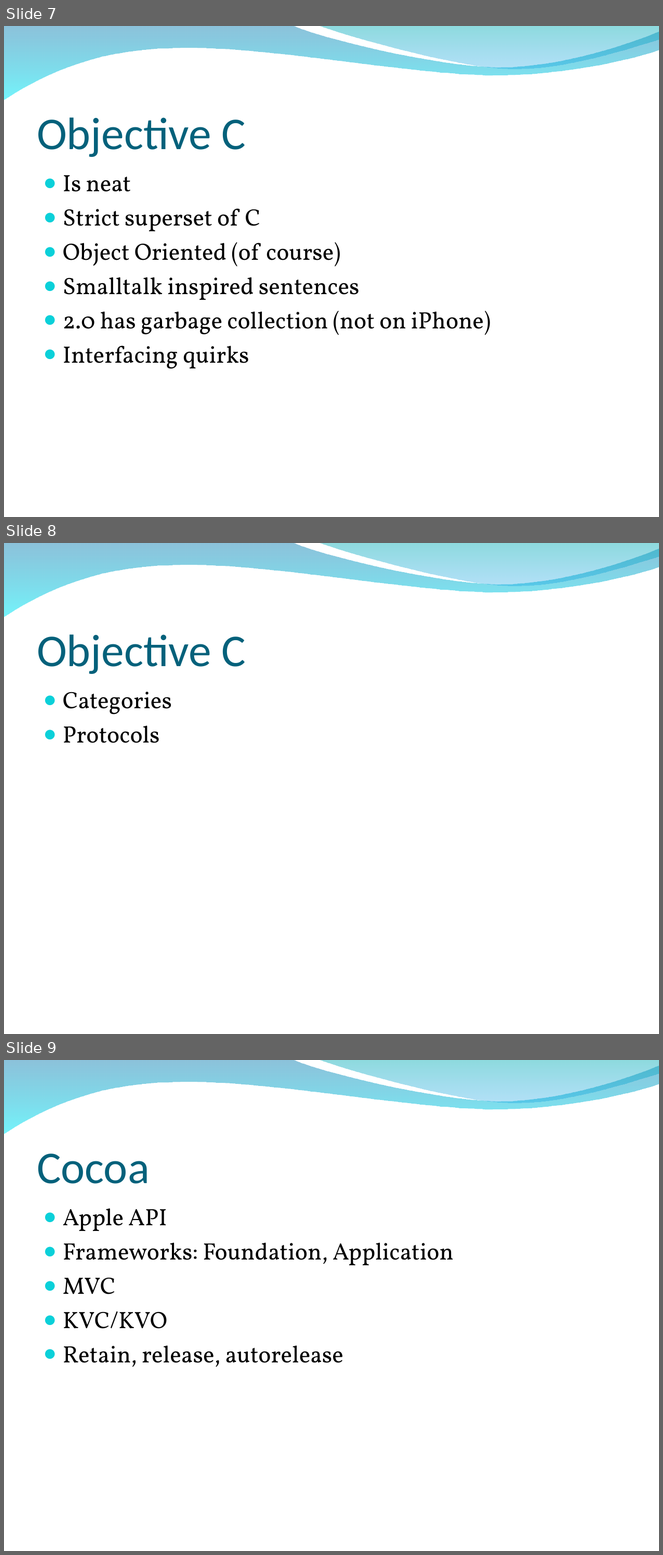
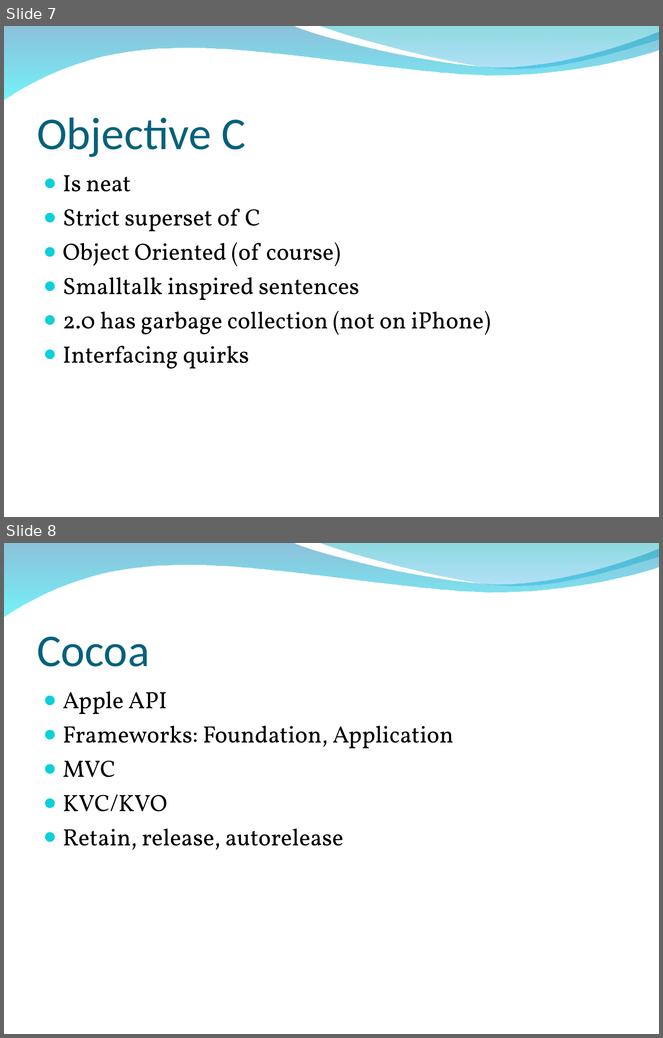
Before and after one commit to allynbauer/Tech-Talk-Cedar-Valley, a slide deck: talks/27Sep2010 - A look at the iPhone/slides/iphone.ppt. Shown one above the other, each under a label of ours: slides 7, 8 and 9 before the commit, slides 7 and 8 after it. The pictures are 663x1555 and 663x1038 pixels, drawn with LibreOffice and Linux fonts; fonts in the diff are those of the drawing; background and template pictures are left out. Boxes give left, top, right and bottom in pixels: in the first picture for what was removed or moved away, otherwise in the second. Text is boxed around its words. In the diff, an @@ line names an element or a change of style, - is before the commit and + after.

Commit message:
updated slides

```diff
--- a/talks/27Sep2010 - A look at the iPhone/slides/iphone.ppt
+++ b/talks/27Sep2010 - A look at the iPhone/slides/iphone.ppt
@@ slide 8 removed at [4,543,659,1034], background picture (left out); not listed: 2 template elements that a slide beside it also shows @@
@@ title removed at [37,635,246,674] @@
-Objective C
@@ text removed at [63,692,172,743] @@
-● Categories
-● Protocols
@@ what was slide 9 is now slide 8 @@
```
